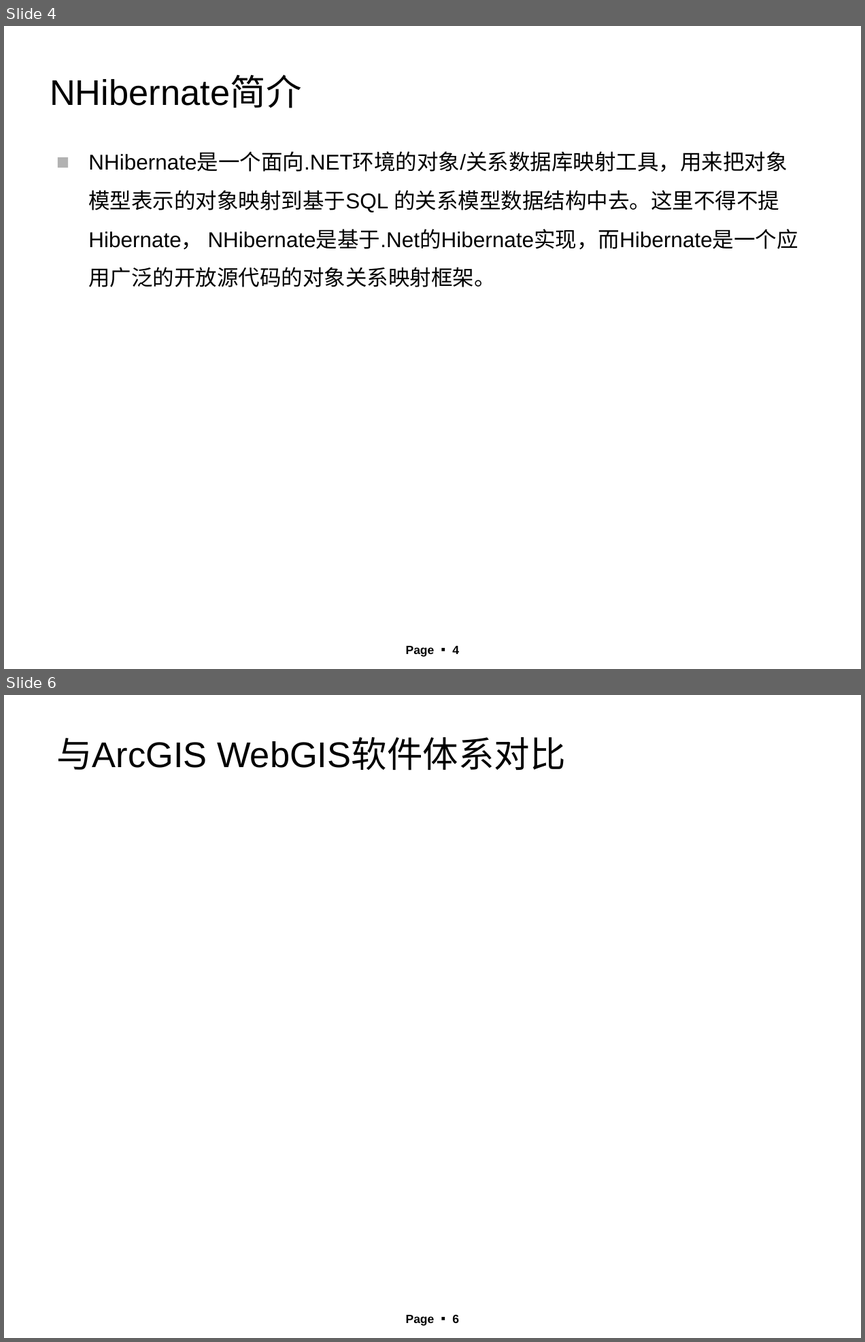
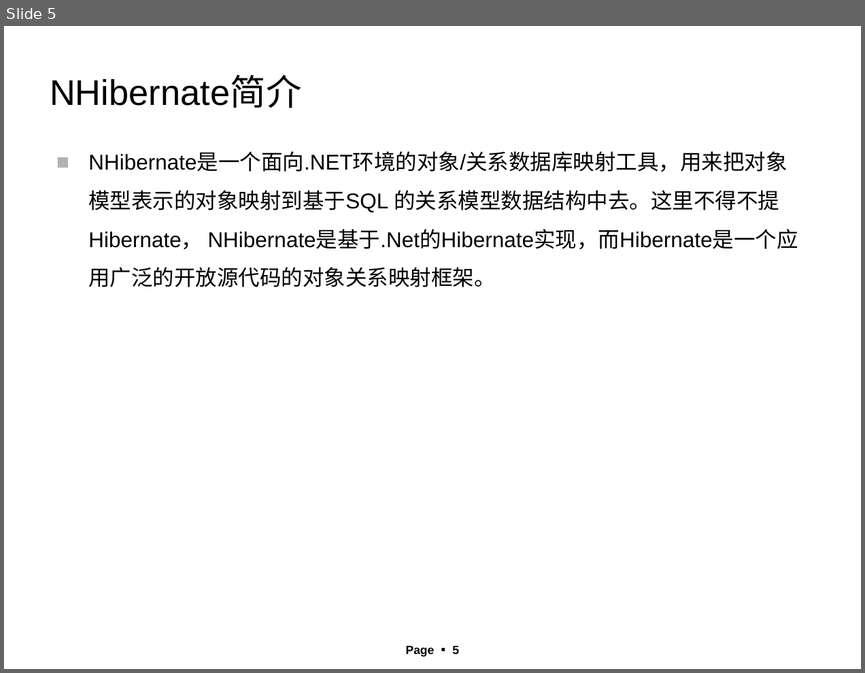
Before and after one commit to angrywindsoffice/anrgywindsPerson, a slide deck: Data Persistence Framework Pre-Research.ppt. Shown one above the other, each under a label of ours: slides 4 and 6 before the commit, slide 5 after it; the slides between them are not shown. The pictures are 865x1342 and 865x673 pixels, drawn with LibreOffice and Linux fonts; fonts in the diff are those of the drawing; background and template pictures are left out. Boxes give left, top, right and bottom in pixels: in the first picture for what was removed or moved away, otherwise in the second. Text is boxed around its words. In the diff, an @@ line names an element or a change of style, - is before the commit and + after.

```diff
--- a/Data Persistence Framework Pre-Research.ppt
+++ b/Data Persistence Framework Pre-Research.ppt
@@ slide 6 removed at (4,695,861,1338), background picture (left out); not listed: 1 template element that a slide beside it also shows @@
@@ title removed at (56,738,566,770) @@
-与ArcGIS WebGIS软件体系对比
@@ what was slide 4 is now slide 5 @@
@@ page number at (406,645,459,656): text changed @@
-Page ▪ 4
+Page ▪ 5
```
Also in this commit, not shown: 1 slide changed, 4 slides added, 7 other slides removed.
